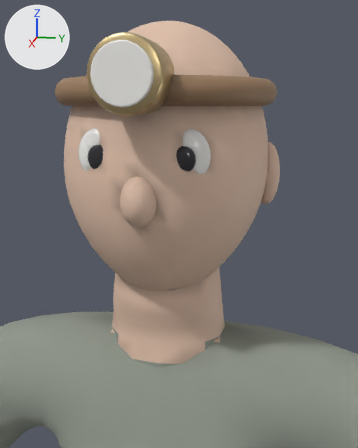
Renders of the glTF model assets/shared/crew/crew_diver.glb from each side of a commit.
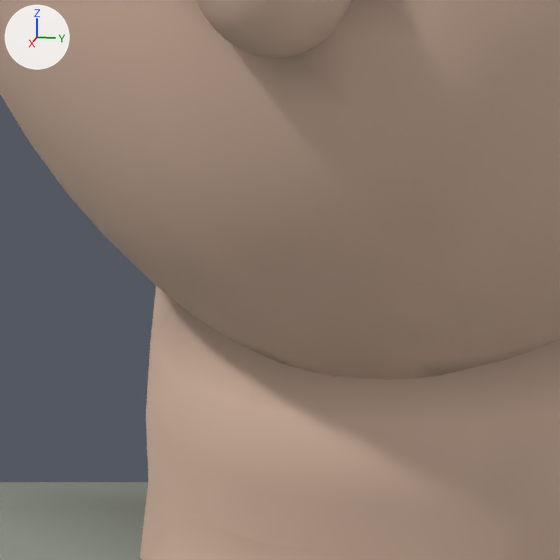
Each version appears first from a camera (50 mm lens) standing at (0.4783, 0.1072, 1.7115) and looking at (0.0836, 0.0283, 1.6129), and next in a close-up on the part from 24% to 55% of the width and 48% to 73% of the height. Arrows for +X, +Y and +Z are at upper left; the lights stay in place. The older version's two pictures come first. Vertices at exactly the same position are counted once.

Names of what the first close-up shows: 'body', 'nose', 'skull'.
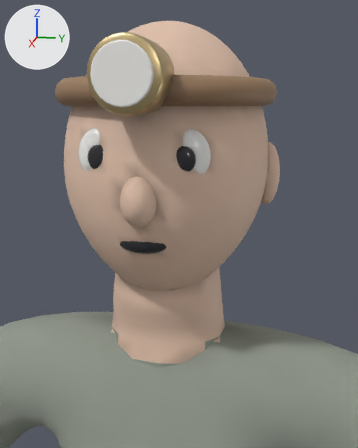
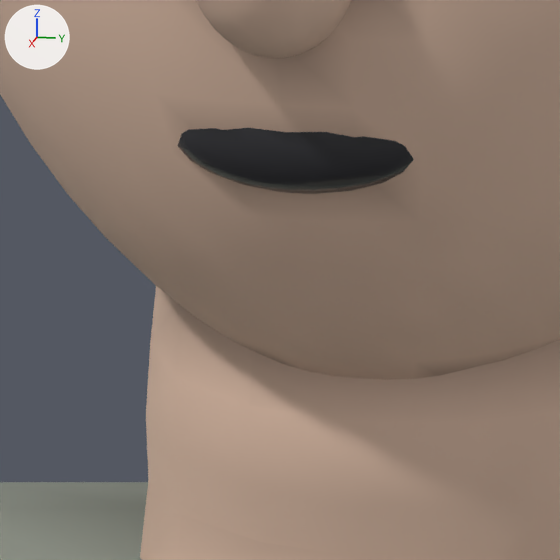
Boxes (x1, y1, x2, y2) around the edits, measured in the close-ups (560 x 560 px):
'mouth', added
    after: (178, 128, 414, 194)
part 1 of me_sphere, edited (looks the same)
    both: (155, 93, 423, 222)

What the commit changed:
me_sphere has 1490 vertices, 2976 faces and spans x -0.108..0.108, y -0.098..0.098, z 1.525..1.785.
me_sphere is used by ob_skull; location (0.0, 0.0, 0.0).
me_sphere part 1: 14 kept faces spanning x 0.089..0.102, y -0.023..0.021, z 1.583..1.605 get new vertex colours; the middle colour goes from white #fdfdfd to white #ececec.
Mesh me_sphere_008 is new.
It is a UV sphere (20 segments, 12 rings, poles along z) spanning x 0.086..0.1, y -0.022..0.022, z 1.588..1.608.
It uses material mat_eye_dark.
Object 'mouth' (ob_mouth) is new; it shows me_sphere_008.
Its location is (0.0, 0.0, 0.0).
